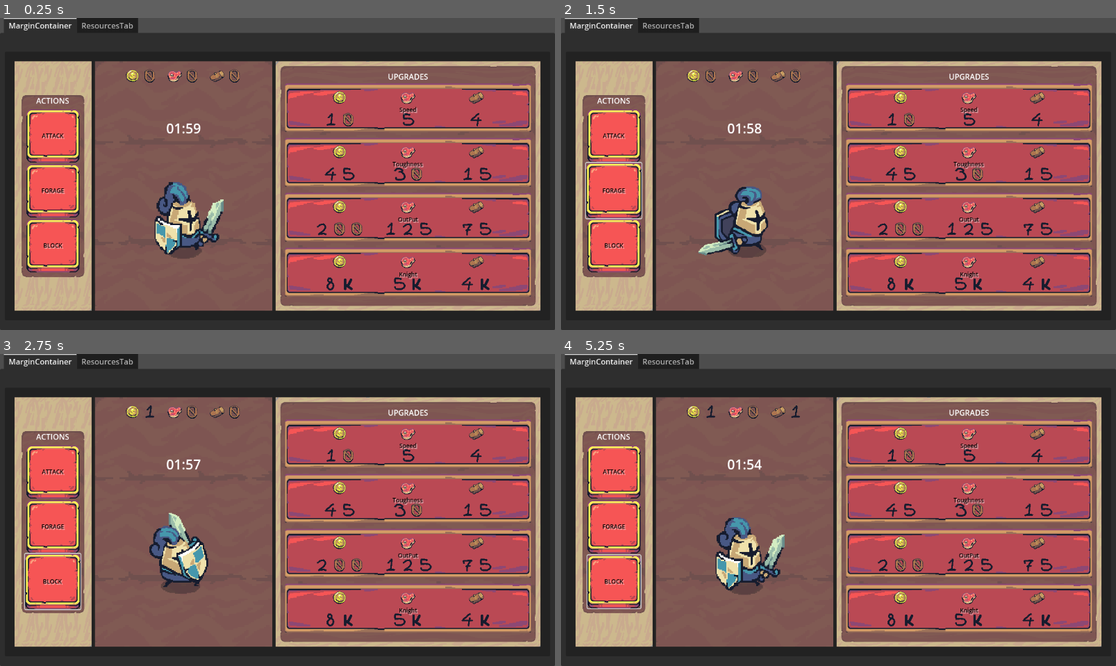
Above: before the commit, frames 1-4 (two rows, left to right).
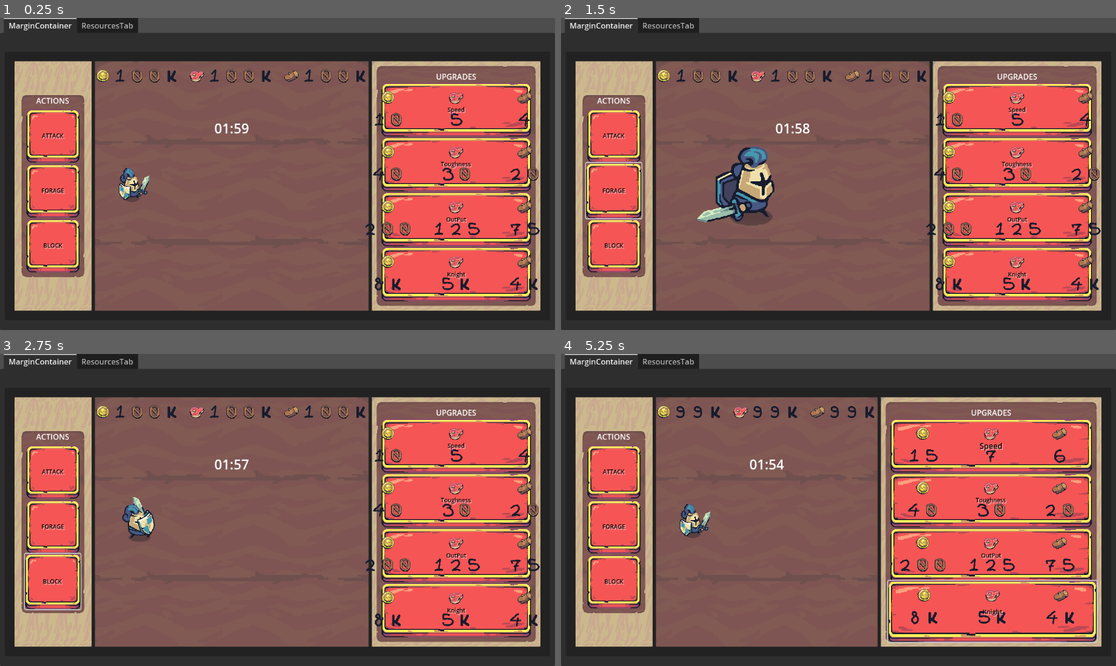
Above: after the commit, the same moments.

Repository: pedropple-droid/Incremental_Knight
Game: Godot game, scene res://scenes/main.tscn
The game is run twice, just before and just after one commit, with the same random seed, the same clock (stepped at 60 frames per second) and the same inputs.
Inputs (mouse positions are in pixels of both pictures, inside the frame that each line leads up to):
- Up to frame 1 (0.25 s): no input
- Up to frame 2 (1.5 s): click (616, 136) at 0.5 s; click (616, 189) at 1.25 s
- Up to frame 3 (2.75 s): click (55, 581) at 2 s
- Up to frame 4 (5.25 s): click "Speed" at 2.75 s; click "Toughness" at 3.5 s; click "OutPut" at 4.25 s; click "Knight" at 5 s

The runs differ from the first frame. In frame 1, 34% of the frame differs, in the area x 17-98%, y 13-94%; in frame 2, 34%; in frame 3, 34%; in frame 4, 35%, in the area x 4-97%, y 13-94%.

Commit message:
0.1.1.4.7
not much to say, a few fixes

Diff:
--- a/Scripts/main.gd
+++ b/Scripts/main.gd
@@ -1,3 +1,8 @@
+# add a mouse hidden animation for action hold and upgrade success
+# man, fixx your knight, it looks weird
+# qte still kinda sucks, it's kinda just there in number and in visual
+# fixd some numbers, game might go much smoother now, but i do need to add difficulty increase
+
 extends Control
 
 const MAIN_2 = preload("uid://ey2i670agjff")
@@ -77,10 +82,10 @@
 			animation.speed_scale *= 1.1,
 	},
 	UpgradeType.TOUGHNESS: {
-		"wood_cost": 15,
+		"wood_cost": 20,
 		"meat_cost": 30,
-		"gold_cost": 45,
-		"cost_mult": 3.0,
+		"gold_cost": 40,
+		"cost_mult": 2.0,
 		"apply": func():
 			toughness_level += 1
 			timer_speed_multiplier *= 0.9,
@@ -89,7 +94,7 @@
 		"wood_cost": 4000,
 		"meat_cost": 5500,
 		"gold_cost": 8500,
-		"cost_mult": 3.0,
+		"cost_mult": 2.5,
 		"apply": func():
 			var amount = knights_per_purchase()
 			total_knights += amount
@@ -199,6 +204,13 @@
 	UpgradeType.OUTPUT: output_btt,
 	UpgradeType.KNIGHT: knight_btt,
 	UpgradeType.TOUGHNESS: toughness_btt,
+}
+
+var upgrade_panels := {
+	UpgradeType.SPEED: spd_panel,
+	UpgradeType.OUTPUT: out_put_panel,
+	UpgradeType.KNIGHT: knight_panel,
+	UpgradeType.TOUGHNESS: toughness_panel,
 }
 
 var buttons: Array
@@ -243,10 +255,15 @@
 @onready var toughness_9p_rect: NinePatchRect = $TabContainer/MarginContainer/PanelContainer/MarginContainer/HBOrganizer/UpgradeSpace/MarginContainer/UpgradePanel/UpgradeMargin/HBoxupgrade/ToughnessPanel/ToughnessButton/Toughness9PRect
 @onready var timer_label: Label = $TabContainer/MarginContainer/PanelContainer/MarginContainer/HBOrganizer/VisualSpace/MarginTimer/TimerLabel
 @onready var countdown_timer: Timer = $TabContainer/MarginContainer/PanelContainer/MarginContainer/HBOrganizer/VisualSpace/MarginTimer/Timer
-
-var gold: int = 0
-var meat: int = 0
-var wood: int = 0
+@onready var upgrade_margin: MarginContainer = $TabContainer/MarginContainer/PanelContainer/MarginContainer/HBOrganizer/UpgradeSpace/MarginContainer/UpgradePanel/UpgradeMargin
+@onready var spd_panel: PanelContainer = $TabContainer/MarginContainer/PanelContainer/MarginContainer/HBOrganizer/UpgradeSpace/MarginContainer/UpgradePanel/UpgradeMargin/HBoxupgrade/SpdPanel
+@onready var toughness_panel: PanelContainer = $TabContainer/MarginContainer/PanelContainer/MarginContainer/HBOrganizer/UpgradeSpace/MarginContainer/UpgradePanel/UpgradeMargin/HBoxupgrade/ToughnessPanel
+@onready var out_put_panel: PanelContainer = $TabContainer/MarginContainer/PanelContainer/MarginContainer/HBOrganizer/UpgradeSpace/MarginContainer/UpgradePanel/UpgradeMargin/HBoxupgrade/OutPutPanel
+@onready var knight_panel: PanelContainer = $TabContainer/MarginContainer/PanelContainer/MarginContainer/HBOrganizer/UpgradeSpace/MarginContainer/UpgradePanel/UpgradeMargin/HBoxupgrade/KnightPanel
+
+var gold: int = 100000
+var meat: int = 100000
+var wood: int = 100000
 
 var time_left := 120.0
 var output_floor := 1.0
@@ -326,11 +343,10 @@
 func _process(delta):
 	for type in upgrade_patches.keys():
 		update_upgrade_patch(type)
-	time_left = max(time_left - delta, 0)
+	time_left = max(time_left - delta * timer_speed_multiplier, 0)
 	timer_label.text = format_time(time_left)
 
 func setup_timer():
-	countdown_timer.wait_time = 1.0
 	countdown_timer.start()
 
 func _on_countdown_timer_timeout():
@@ -343,10 +359,10 @@
 
 func format_time(seconds: float) -> String:
 	var s := int(seconds)
+	@warning_ignore("integer_division")
 	var mins := s / 60
 	var secs := s % 60
 	return "%02d:%02d" % [mins, secs]
-
 
 func update_knight_visuals():
 	knight.visible = total_knights >= 1
@@ -381,7 +397,6 @@
 		return
 	current_upgrade = type
 	choosing = true
-	upgrading = true
 	start_upgrade_loop()
 
 func on_upgrade_mouse_exited():
@@ -394,6 +409,7 @@
 
 func start_upgrade_loop():
 	while choosing:
+		upgrading = true
 		if can_buy(current_upgrade):
 			await do_upgrade_feedback(current_upgrade)
 			await get_tree().create_timer(current_upgrade_delay).timeout
@@ -413,15 +429,12 @@
 		return false
 	return true
 
-
 func do_upgrade_feedback(type: UpgradeType):
 	var label_type := get_label_from_upgrade(type)
-
 	var in_time := 0.5 / upgrade_anim_speed
 	var pop_time := 0.2 / upgrade_anim_speed
 	var out_time := 0.5 / upgrade_anim_speed
 	var tween = get_tree().create_tween()
-
 
 	tween = get_tree().create_tween()
 	tween.tween_property(
@@ -511,7 +524,7 @@
 	up.wood_cost = int(up.wood_cost * up.cost_mult)
 	up.meat_cost = int(up.meat_cost * up.cost_mult)
 	up.gold_cost = int(up.gold_cost * up.cost_mult)
-	Input.set_custom_mouse_cursor(CURSOR_04, Input.CURSOR_ARROW, Vector2 (15, 8))
+	Input.set_custom_mouse_cursor(CURSOR_04, Input.CURSOR_ARROW, Vector2 (0, 0))
 
 	update_upgrade_cost(type)
 	update_floating_totals()
@@ -519,43 +532,42 @@
 func _on_speed_upgrade_button_mouse_entered():
 	hovering = true
 	on_upgrade_mouse_entered(UpgradeType.SPEED)
-
-	declare_hovered_upgrade(speed_btt, speed_9p_rect)
+	declare_hovered_upgrade(speed_btt, speed_9p_rect, spd_panel)
 
 func _on_speed_upgrade_button_mouse_exited():
 	hovering = false
 	on_upgrade_mouse_exited()
-	declare_hovered_upgrade(speed_btt, speed_9p_rect)
+	declare_hovered_upgrade(speed_btt, speed_9p_rect, spd_panel)
 
 func _on_output_upgrade_button_mouse_entered():
 	hovering = true
 	on_upgrade_mouse_entered(UpgradeType.OUTPUT)
-	declare_hovered_upgrade(output_btt, output_9p_rect)
+	declare_hovered_upgrade(output_btt, output_9p_rect, out_put_panel)
 
 func _on_output_upgrade_button_mouse_exited():
 	hovering = false
 	on_upgrade_mouse_exited()
-	declare_hovered_upgrade(output_btt, output_9p_rect)
+	declare_hovered_upgrade(output_btt, output_9p_rect, out_put_panel)
 
 func _on_extra_knight_upgrade_mouse_entered() -> void:
 	hovering = true
 	on_upgrade_mouse_entered(UpgradeType.KNIGHT)
-	declare_hovered_upgrade(knight_btt, e_knight_9p_rect)
+	declare_hovered_upgrade(knight_btt, e_knight_9p_rect, knight_panel)
 
 func _on_extra_knight_upgrade_mouse_exited() -> void:
 	hovering = false
 	on_upgrade_mouse_exited()
-	declare_hovered_upgrade(knight_btt, e_knight_9p_rect)
+	declare_hovered_upgrade(knight_btt, e_knight_9p_rect, knight_panel)
 
 func _on_toughness_button_mouse_entered() -> void:
 	hovering = true
-	on_upgrade_mouse_entered(UpgradeType.KNIGHT)
-	declare_hovered_upgrade(toughness_btt, toughness_9p_rect)
+	on_upgrade_mouse_entered(UpgradeType.TOUGHNESS)
+	declare_hovered_upgrade(toughness_btt, toughness_9p_rect,toughness_panel)
 
 func _on_toughness_button_mouse_exited() -> void:
 	hovering = false
 	on_upgrade_mouse_exited()
-	declare_hovered_upgrade(toughness_btt, toughness_9p_rect)
+	declare_hovered_upgrade(toughness_btt, toughness_9p_rect, toughness_panel)
 
 func _on_attack_button_down() -> void:
 	pressing = true
@@ -893,19 +905,22 @@
 	.set_trans(Tween.TRANS_EXPO)\
 	.set_ease(Tween.EASE_IN_OUT)
 
-func declare_hovered_upgrade(button, ninepatch):
+func declare_hovered_upgrade(button, ninepatch, panel):
 	var tween = get_tree().create_tween()
+	var panel_size: Vector2 = panel.size
+	var vector_hover_in := Vector2(15, 15)
+	var vector_hover_out := Vector2(-5, -5)
 	if hovering:
 		tween.tween_property(
 			button,
 			"size",
-			Vector2 (500, 131),
+			Vector2 (panel_size + vector_hover_in),
 			0.2
 		).set_trans(Tween.TRANS_SINE)
 		tween.parallel().tween_property(
 			button,
 			"position",
-			Vector2 (-3, -3),
+			vector_hover_out,
 			0.2
 		).set_trans(Tween.TRANS_SINE)
 		await tween.finished
@@ -917,7 +932,7 @@
 		tween.tween_property(
 			button,
 			"size",
-			Vector2 (492, 111),
+			panel_size,
 			0.1
 		).set_trans(Tween.TRANS_BACK)
 		tween.parallel().tween_property(
@@ -927,20 +942,24 @@
 			0.1
 		).set_trans(Tween.TRANS_BACK)
 
+# this one has a differnte var aspect than the one above, fix hereby
 func declare_hovered_action(button, ninepatch):
 	var tween = get_tree().create_tween()
+	var vector_hover_in := Vector2(115, 115)
+	var vector_hover_out := Vector2(110, 110)
+	var vector_position_adjust := Vector2(-3, -3)
 	if hovering:
 		Input.set_custom_mouse_cursor(CURSOR_02, Input.CURSOR_ARROW, Vector2 (25, 18))
 		tween.tween_property(
 			button,
 			"size",
-			Vector2 (115, 115),
+			vector_hover_in,
 			0.2
 		).set_trans(Tween.TRANS_SINE)
 		tween.parallel().tween_property(
 			button,
 			"position",
-			Vector2 (-3, -3),
+			vector_position_adjust,
 			0.2
 		).set_trans(Tween.TRANS_SINE)
 		await tween.finished
@@ -953,7 +972,7 @@
 		tween.tween_property(
 			button,
 			"size",
-			Vector2 (110, 110),
+			vector_hover_out,
 			0.1
 		).set_trans(Tween.TRANS_BACK)
 		tween.parallel().tween_property(
@@ -988,7 +1007,6 @@
 	declare_hovered_action(block, block_9p_rect)
 
 
-
 func _on_bigger_storage_pressed() -> void:
 	animation.play("pawn_to_gold")
 	await animation.animation_finished
--- a/scenes/main.tscn
+++ b/scenes/main.tscn
@@ -642,45 +642,41 @@
 
 [node name="MarginKnight" type="MarginContainer" parent="TabContainer/MarginContainer/PanelContainer/MarginContainer/HBOrganizer/VisualSpace"]
 layout_mode = 2
-theme_override_constants/margin_left = 10
-theme_override_constants/margin_top = 160
-theme_override_constants/margin_right = 10
-theme_override_constants/margin_bottom = 10
 
 [node name="HBoxKnights" type="HBoxContainer" parent="TabContainer/MarginContainer/PanelContainer/MarginContainer/HBOrganizer/VisualSpace/MarginKnight"]
 layout_mode = 2
 size_flags_vertical = 3
-theme_override_constants/separation = -370
+theme_override_constants/separation = 0
 
 [node name="Knight3" type="TextureRect" parent="TabContainer/MarginContainer/PanelContainer/MarginContainer/HBOrganizer/VisualSpace/MarginKnight/HBoxKnights"]
 show_behind_parent = true
 light_mask = 0
 texture_filter = 1
 layout_mode = 2
-size_flags_horizontal = 4
+size_flags_vertical = 4
 mouse_behavior_recursive = 1
 texture = ExtResource("31_j4bwh")
-expand_mode = 2
+stretch_mode = 2
 
 [node name="Knight2" type="TextureRect" parent="TabContainer/MarginContainer/PanelContainer/MarginContainer/HBOrganizer/VisualSpace/MarginKnight/HBoxKnights"]
 show_behind_parent = true
 light_mask = 0
 texture_filter = 1
 layout_mode = 2
-size_flags_horizontal = 4
+size_flags_vertical = 4
 mouse_behavior_recursive = 1
 texture = ExtResource("31_j4bwh")
-expand_mode = 2
+stretch_mode = 2
 
 [node name="Knight" type="TextureRect" parent="TabContainer/MarginContainer/PanelContainer/MarginContainer/HBOrganizer/VisualSpace/MarginKnight/HBoxKnights"]
 show_behind_parent = true
 light_mask = 0
 texture_filter = 1
 layout_mode = 2
-size_flags_horizontal = 4
+size_flags_vertical = 4
 mouse_behavior_recursive = 1
 texture = ExtResource("31_j4bwh")
-expand_mode = 2
+stretch_mode = 2
 
 [node name="MarginTimer" type="MarginContainer" parent="TabContainer/MarginContainer/PanelContainer/MarginContainer/HBOrganizer/VisualSpace"]
 texture_filter = 1
